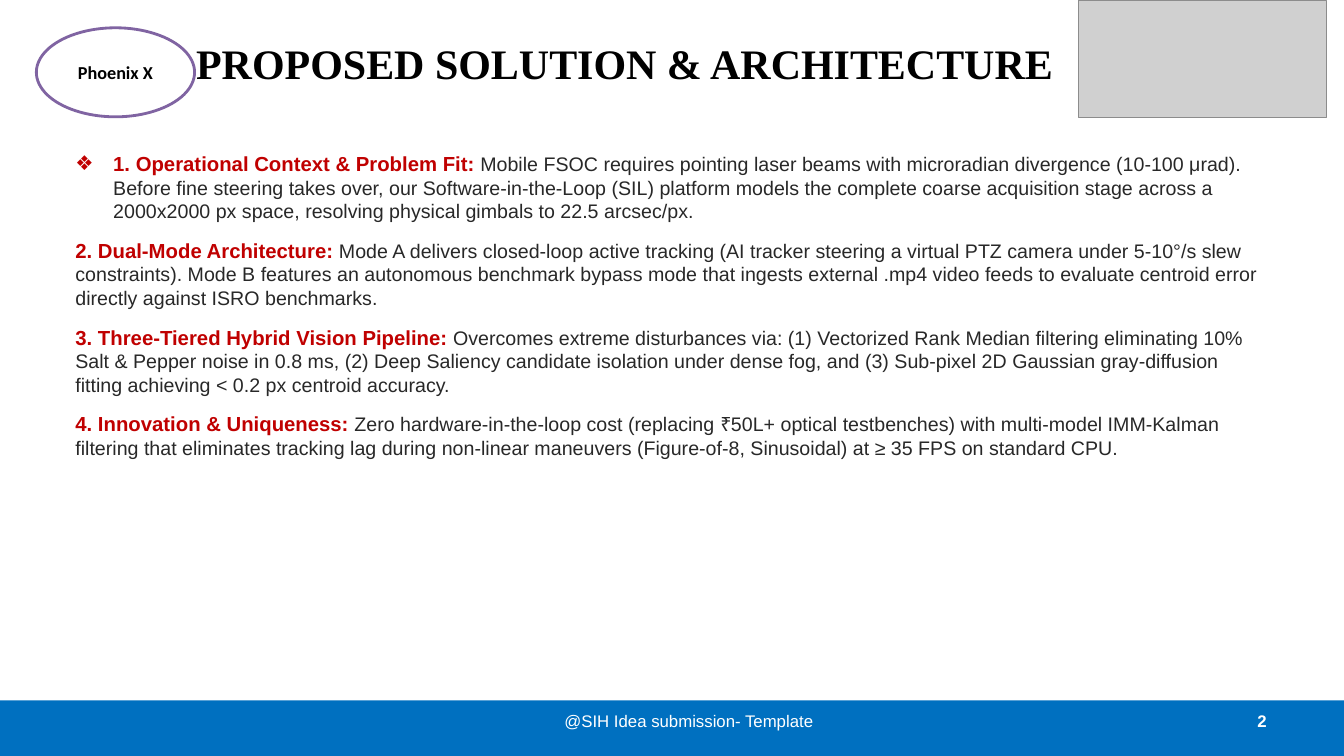
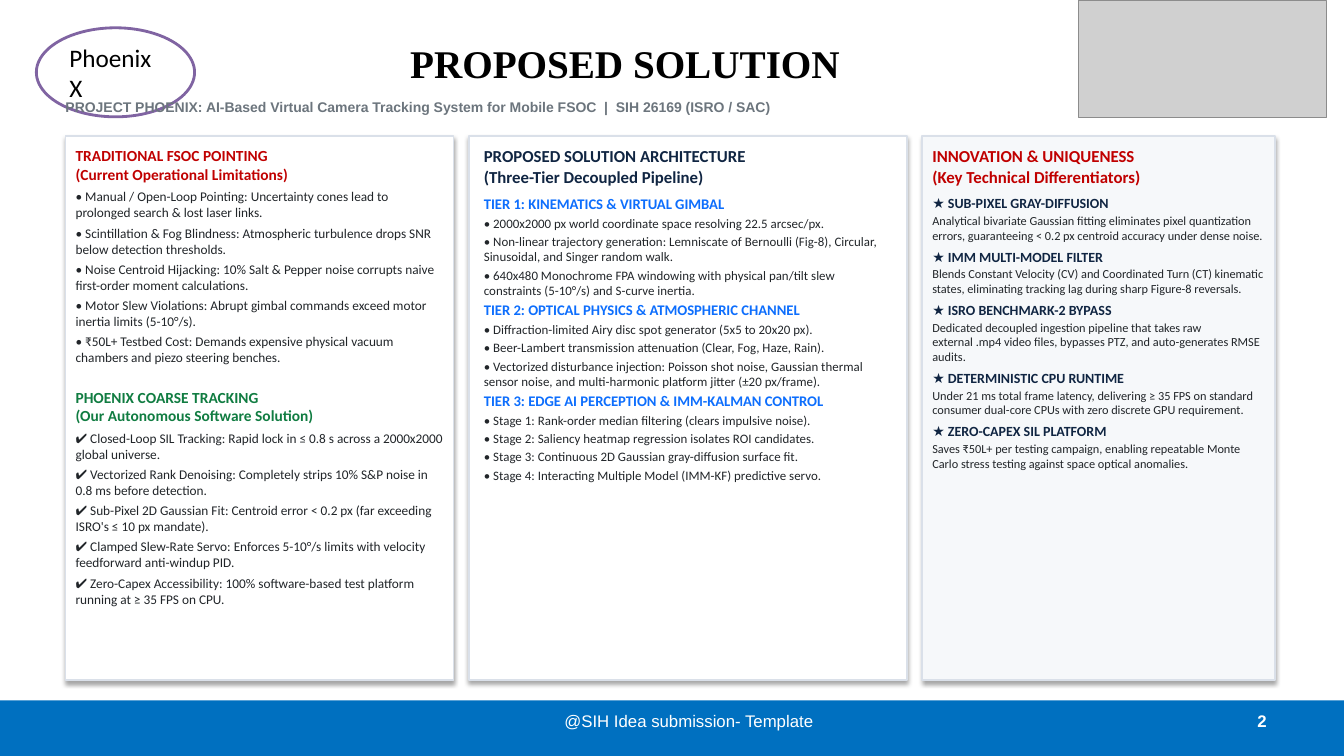
Before and after one commit to jvstin47/SIH-26169-Virtual-Camera-Tracking, a slide deck: slide 2 of Phoenix_X_SIH26169_Submission.pptx. Drawn at 1344x756 pixels with LibreOffice and Linux fonts; fonts in the diff are those of the drawing; grey boxes stand for pictures. Boxes give left, top, right and bottom in pixels: in the first picture for what was removed or moved away, otherwise in the second. Text is boxed around its words. In the diff, an @@ line names an element or a change of style, - is before the commit and + after.

Commit message:
feat(presentation): upgrade presentation deck to match multi-column card-based layout of SIH26177

```diff
--- a/Phoenix_X_SIH26169_Submission.pptx
+++ b/Phoenix_X_SIH26169_Submission.pptx
@@ ellipse "Phoenix X" at (x1=36, y1=28, x2=195, y2=117): size 13 to 18 pt, bold off; alignment centre to left @@
@@ title at (x1=410, y1=52, x2=840, y2=79): text changed; size 30 to 28 pt @@
-PROPOSED SOLUTION & ARCHITECTURE
+PROPOSED SOLUTION
@@ text added at (x1=65, y1=101, x2=770, y2=116), 10 pt, text #6C757D, bold @@
+PROJECT PHOENIX: AI-Based Virtual Camera Tracking System for Mobile FSOC | SIH 26169 (ISRO / SAC)
@@ rectangle added at (x1=66, y1=136, x2=454, y2=681), fill #FFFFFF, outline #DAE0E9 1.2 pt @@
@@ rectangle added at (x1=469, y1=136, x2=907, y2=681), fill #FFFFFF, outline #DAE0E9 1.2 pt @@
@@ rectangle added at (x1=923, y1=136, x2=1275, y2=681), fill #F6F8FA, outline #DAE0E9 1.2 pt @@
@@ text removed at (x1=75, y1=156, x2=1256, y2=459) @@
-❖ 1. Operational Context & Problem Fit: Mobile FSOC requires pointing laser beams with microradian divergence (10-100 μrad). Before fine steering takes over, our Software-in-the-Loop (SIL) platform models the complete coarse acquisition stage across a 2000x2000 px space, resolving physical gimbals to 22.5 arcsec/px.
-2. Dual-Mode Architecture: Mode A delivers closed-loop active tracking (AI tracker steering a virtual PTZ camera under 5-10°/s slew constraints). Mode B features an autonomous benchmark bypass mode that ingests external .mp4 video feeds to evaluate centroid error directly against ISRO benchmarks.
-3. Three-Tiered Hybrid Vision Pipeline: Overcomes extreme disturbances via: (1) Vectorized Rank Median filtering eliminating 10% Salt & Pepper noise in 0.8 ms, (2) Deep Saliency candidate isolation under dense fog, and (3) Sub-pixel 2D Gaussian gray-diffusion fitting achieving < 0.2 px centroid accuracy.
-4. Innovation & Uniqueness: Zero hardware-in-the-loop cost (replacing ₹50L+ optical testbenches) with multi-model IMM-Kalman filtering that eliminates tracking lag during non-linear maneuvers (Figure-of-8, Sinusoidal) at ≥ 35 FPS on standard CPU.
@@ text added at (x1=76, y1=151, x2=442, y2=607), 9.5 pt, text #212529 @@
+TRADITIONAL FSOC POINTING
+(Current Operational Limitations)
+• Manual / Open-Loop Pointing: Uncertainty cones lead to prolonged search & lost laser links.
+• Scintillation & Fog Blindness: Atmospheric turbulence drops SNR below detection thresholds.
+• Noise Centroid Hijacking: 10% Salt & Pepper noise corrupts naive first-order moment calculations.
+• Motor Slew Violations: Abrupt gimbal commands exceed motor inertia limits (5-10°/s).
+• ₹50L+ Testbed Cost: Demands expensive physical vacuum chambers and piezo steering benches.
+PHOENIX COARSE TRACKING
+(Our Autonomous Software Solution)
+✔ Closed-Loop SIL Tracking: Rapid lock in ≤ 0.8 s across a 2000x2000 global universe.
+✔ Vectorized Rank Denoising: Completely strips 10% S&P noise in 0.8 ms before detection.
+✔ Sub-Pixel 2D Gaussian Fit: Centroid error < 0.2 px (far exceeding ISRO's ≤ 10 px mandate).
+✔ Clamped Slew-Rate Servo: Enforces 5-10°/s limits with velocity feedforward anti-windup PID.
+✔ Zero-Capex Accessibility: 100% software-based test platform running at ≥ 35 FPS on CPU.
@@ text added at (x1=484, y1=151, x2=877, y2=483), 9.2 pt, text #212529 @@
+PROPOSED SOLUTION ARCHITECTURE
+(Three-Tier Decoupled Pipeline)
+TIER 1: KINEMATICS & VIRTUAL GIMBAL
+• 2000x2000 px world coordinate space resolving 22.5 arcsec/px.
+• Non-linear trajectory generation: Lemniscate of Bernoulli (Fig-8), Circular, Sinusoidal, and Singer random walk.
+• 640x480 Monochrome FPA windowing with physical pan/tilt slew constraints (5-10°/s) and S-curve inertia.
+TIER 2: OPTICAL PHYSICS & ATMOSPHERIC CHANNEL
+• Diffraction-limited Airy disc spot generator (5x5 to 20x20 px).
+• Beer-Lambert transmission attenuation (Clear, Fog, Haze, Rain).
+• Vectorized disturbance injection: Poisson shot noise, Gaussian thermal sensor noise, and multi-harmonic platform jitter (±20 px/frame).
+TIER 3: EDGE AI PERCEPTION & IMM-KALMAN CONTROL
+• Stage 1: Rank-order median filtering (clears impulsive noise).
+• Stage 2: Saliency heatmap regression isolates ROI candidates.
+• Stage 3: Continuous 2D Gaussian gray-diffusion surface fit.
+• Stage 4: Interacting Multiple Model (IMM-KF) predictive servo.
@@ text added at (x1=932, y1=151, x2=1263, y2=470), 8.8 pt, text #212529 @@
+INNOVATION & UNIQUENESS
+(Key Technical Differentiators)
+★ SUB-PIXEL GRAY-DIFFUSION
+Analytical bivariate Gaussian fitting eliminates pixel quantization errors, guaranteeing < 0.2 px centroid accuracy under dense noise.
+★ IMM MULTI-MODEL FILTER
+Blends Constant Velocity (CV) and Coordinated Turn (CT) kinematic states, eliminating tracking lag during sharp Figure-8 reversals.
+★ ISRO BENCHMARK-2 BYPASS
+Dedicated decoupled ingestion pipeline that takes raw external .mp4 video files, bypasses PTZ, and auto-generates RMSE audits.
+★ DETERMINISTIC CPU RUNTIME
+Under 21 ms total frame latency, delivering ≥ 35 FPS on standard consumer dual-core CPUs with zero discrete GPU requirement.
+★ ZERO-CAPEX SIL PLATFORM
+Saves ₹50L+ per testing campaign, enabling repeatable Monte Carlo stress testing against space optical anomalies.
```
Also in this commit, not shown: 5 other slides changed, 1 other file.
